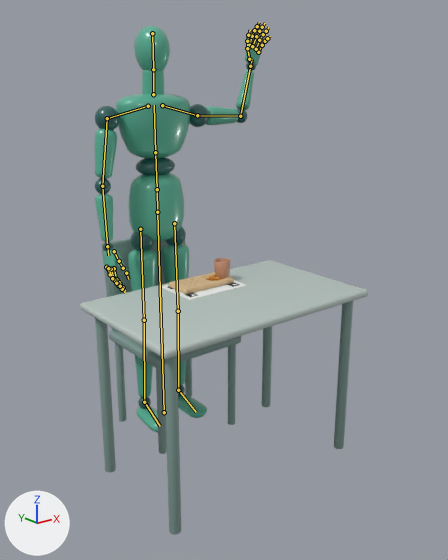
An edit to the glTF model web/public/avatar/praxis_avatar.glb, drawn before and after from the same camera.
Both versions are drawn from a camera (50 mm lens) standing at (-1.48, -2.32, 1.54) and looking at (0.08, -0.38, 0.76). The axes (+X, +Y, +Z) are drawn at lower left. The lights are the same throughout. The older version comes first. Both versions are drawn at frame 44 of the action 'internal_rotation'; the numbers are the values there. The bones that change, and the others that lie on the model, are drawn over the model as lines.

The first picture shows 'body', 'prop_chair', 'prop_pegboard', 'prop_table' and 2 more.
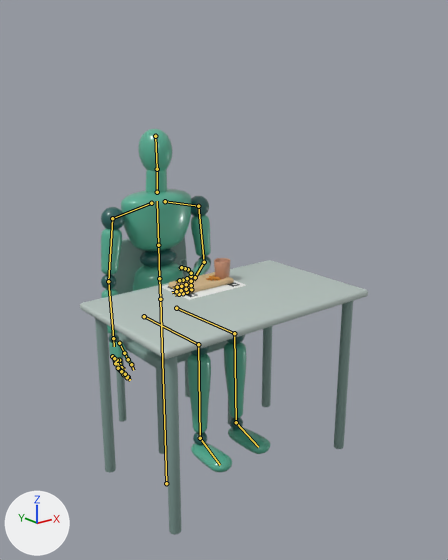
Location of each change, [x1, y1, x2, y2] in pixels of the pictures (448 x 560 px):
'body', posed (16% shorter): before [94, 25, 269, 433]; after [101, 129, 270, 472]
bone 'root', root to tip: before (164, 412) to (157, 212); after (166, 483) to (160, 299)
bone 'upper_arm_L', root to tip: before (197, 115) to (240, 116); after (198, 206) to (204, 262)
bone 'forearm_L', root to tip: before (240, 116) to (250, 66); after (204, 262) to (195, 277)
bone 'thigh_L', root to tip: before (174, 223) to (178, 311); after (176, 308) to (234, 333)
bone 'shin_L', root to tip: before (178, 311) to (178, 390); after (234, 333) to (236, 422)
bone 'thigh_R', root to tip: before (140, 229) to (144, 320); after (144, 316) to (198, 344)
bone 'shin_R', root to tip: before (144, 320) to (144, 402); after (198, 344) to (200, 438)

What the commit changed:
Bone 'root' (bone_root) moves from (0.0, 0.0, 0.0) to (0.0, -0.41, 0.0).
Bone 'upper_arm_L' (bone_upper_arm_l) turns from (28, -102, 55) to (5, 46, 2) degrees about its own x, y and z.
Bone 'forearm_L' (bone_forearm_l) turns from (68, 0, 0) to (90, 0, 0) degrees about its own x, y and z.
Bone 'thigh_L' (bone_thigh_l) turns from (0, 0, 0) to (90, -1, -1) degrees about its own x, y and z.
Bone 'shin_L' (bone_shin_l) turns from (0, 0, 0) to (-86, 1, -1) degrees about its own x, y and z.
Bone 'thigh_R' (bone_thigh_r) turns from (0, 0, 0) to (90, 1, 1) degrees about its own x, y and z.
Bone 'shin_R' (bone_shin_r) turns from (0, 0, 0) to (-86, -1, 1) degrees about its own x, y and z.
